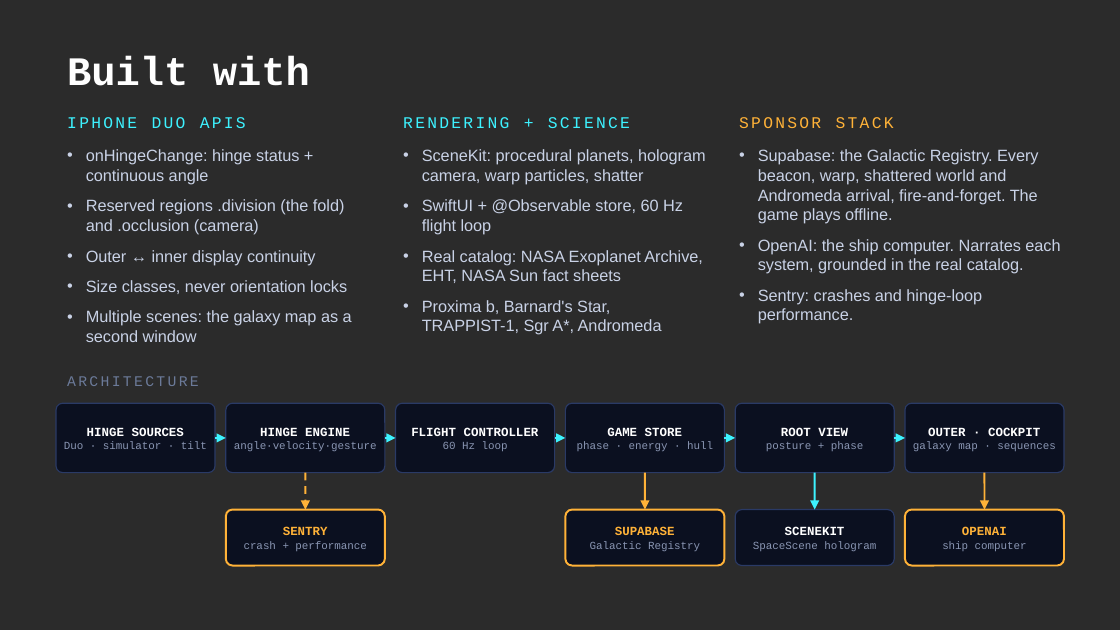
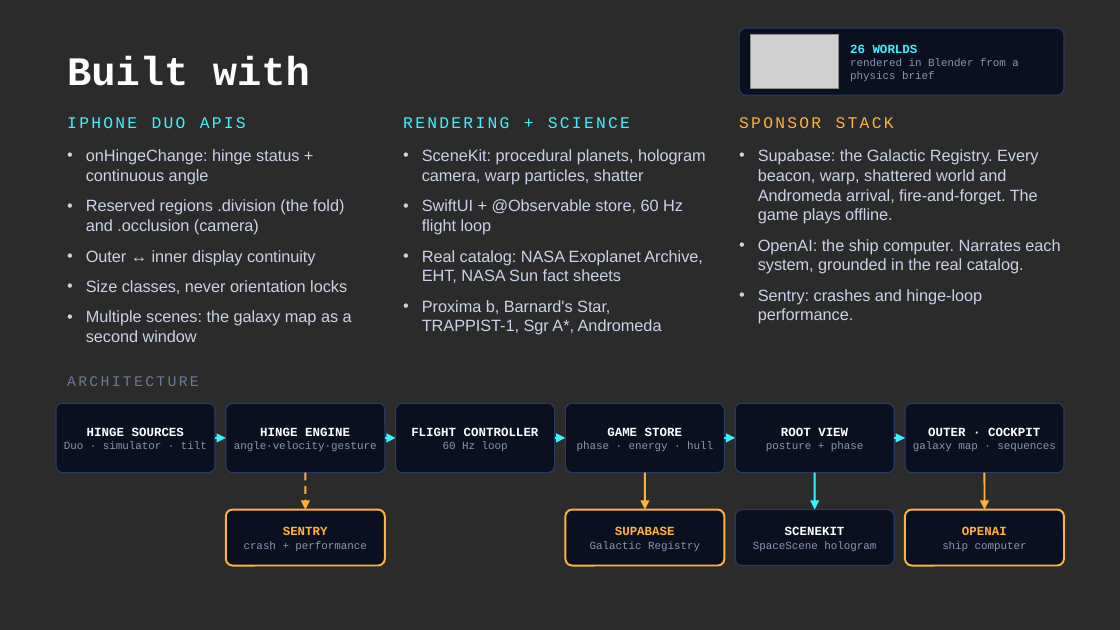
Before and after one commit to vnmoorthy/foldspace, a slide deck: slide 9 of docs/FOLDSPACE-Deck.pptx. Drawn at 1120x630 pixels with LibreOffice and Linux fonts; fonts in the diff are those of the drawing; grey boxes stand for pictures; background and template pictures are left out; a plain dark background stands for a picture behind light text. Boxes give left, top, right and bottom in pixels: in the first picture for what was removed or moved away, otherwise in the second. Text is boxed around its words. In the diff, an @@ line names an element or a change of style, - is before the commit and + after.

```diff
--- a/docs/FOLDSPACE-Deck.pptx
+++ b/docs/FOLDSPACE-Deck.pptx
@@ rounded rectangle added at (x1=739, y1=28, x2=1064, y2=95), fill #0B1020, outline #2A3A66 0.75 pt @@
@@ picture added at (x1=750, y1=35, x2=839, y2=88) @@
@@ text added at (x1=850, y1=44, x2=1019, y2=81), 7 pt, text #8A96B3 @@
+26 WORLDS
+rendered in Blender from a physics brief
```
Also in this commit, not shown: 3 other slides changed.
